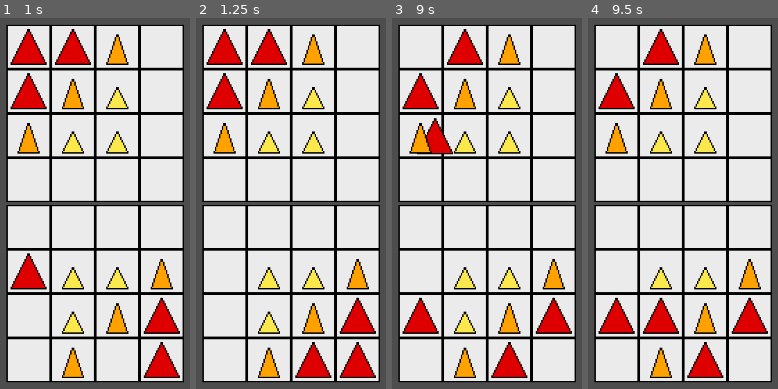
Above: before the commit, frames 1-4 (left to right).
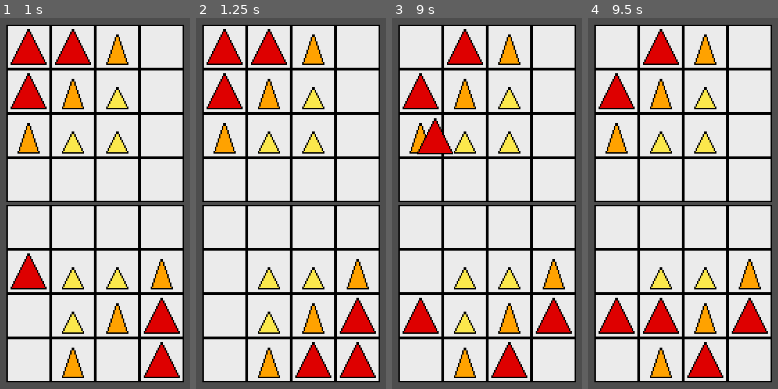
Above: after the commit, the same moments.

Repository: Lorenzo603/martian-chess
Game: Godot game, scene res://main.tscn
Same seed, same stepped clock (60 frames per second), same inputs: the game is played once before the commit and once after it.
Inputs (mouse positions are in pixels of both pictures, inside the frame that each line leads up to):
- Up to frame 1 (1 s): tap Enter at 0.5 s; drag from (117, 359) to (28, 270) at 0.52 s
- Up to frame 2 (1.25 s): no input
- Up to frame 3 (9 s): drag from (553, 359) to (420, 314) at 1.27 s; tap Space at 2, 3.5, 5 s; move the mouse to (553, 314) at 2.02 s; click (553, 314) at 2.17 s; tap Enter at 2.75, 4.25 s; drag from (464, 359) to (509, 270) at 2.77 s; drag from (509, 314) to (outside the picture) at 3.52 s; drag from (553, 270) to (509, 359) at 4.27 s; move the mouse to (464, 314) at 5.02 s; click (464, 314) at 5.17 s; drag from (464, 270) to (464, 207) at 5.77 s; drag from (509, 270) to (420, 359) at 6.52 s; drag from (420, 92) to (420, 314) at 7.27 s; move the mouse to (464, 47) at 8.02 s; click (464, 47) at 8.17 s; drag from (420, 47) to (464, 314) at 8.77 s
- Up to frame 4 (9.5 s): no input

Frames 1-2 are identical in both runs. In frame 3, 0.2% of the frame differs, in the area x 13-22%, y 32-37%; in frame 4, nothing differs.

Commit message:
dragging sprite should always be on the top layer

Diff:
--- a/PieceBig.gd
+++ b/PieceBig.gd
@@ -1,4 +1,6 @@
 extends Sprite2D
+
+const default_z_index = 1
 
 @onready var board = get_node("../Board")
 
@@ -19,13 +21,13 @@
 			if board.is_piece_draggable(starting_tile_x, starting_tile_y):
 				is_dragging = true
 				starting_position = self.global_position
-				# TODO: dragging sprite should always be on the top layer
-
+				self.z_index = RenderingServer.CANVAS_ITEM_Z_MAX
 		elif event.button_index == MOUSE_BUTTON_LEFT and event.is_released():
 			if not is_dragging: # avoids triggering release on pieces in the destination tile
 				return
 
 			is_dragging = false
+			self.z_index = default_z_index
 			var has_moved_on_tile = $DragOverlapArea2D.has_overlapping_areas()
 			if not has_moved_on_tile:
 				self.global_position = starting_position
